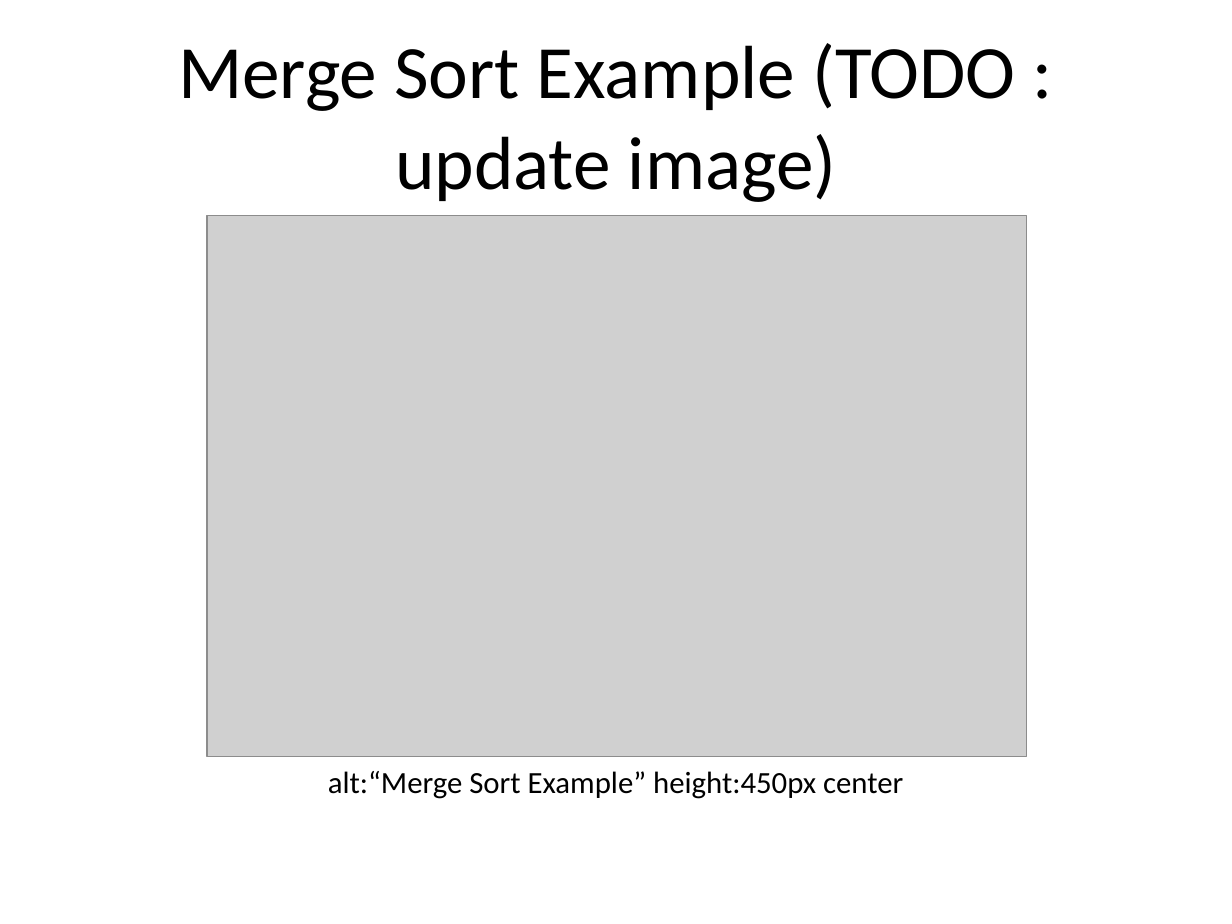
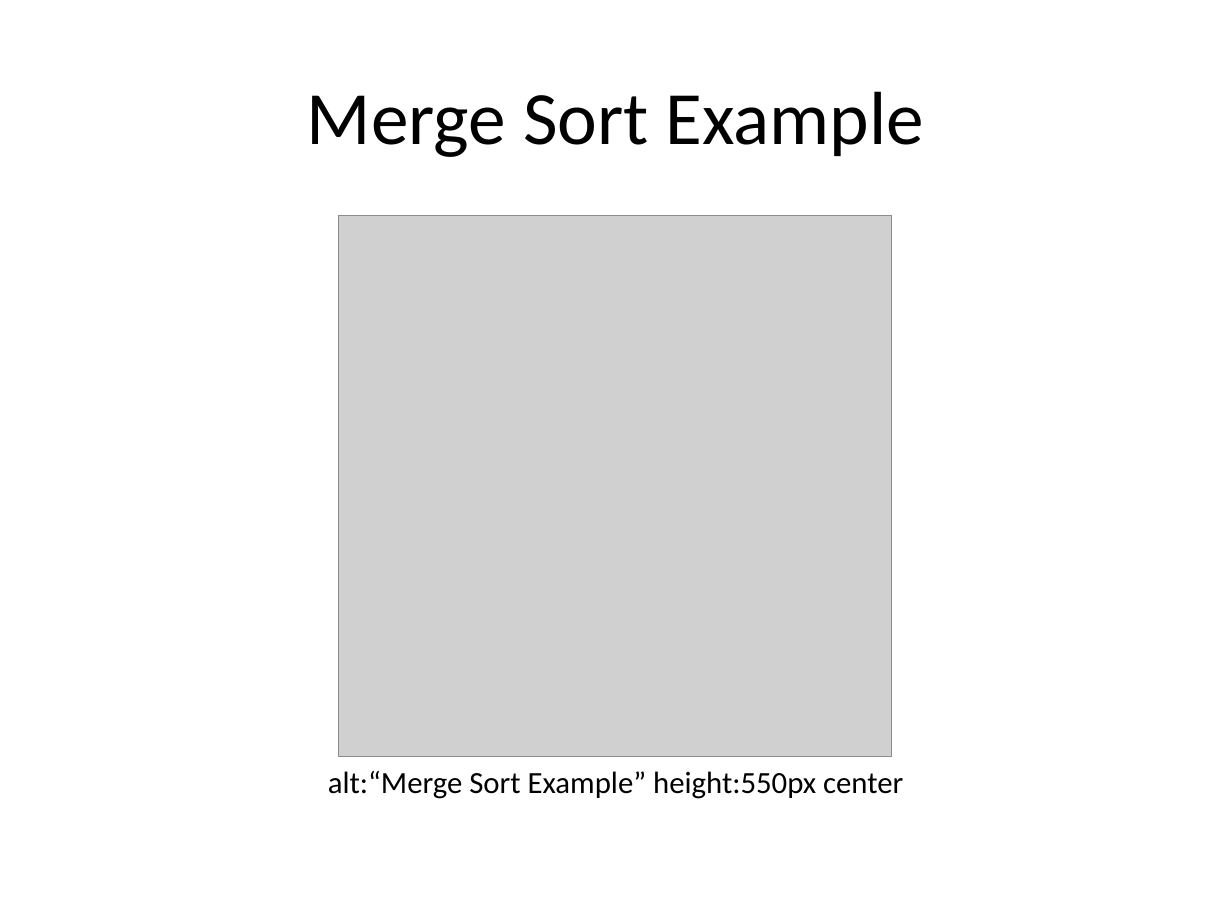
Before and after one commit to ucoruh/ce100-algorithms-and-programming-II, a slide deck: slide 56 of docs/week-1/ce100-week-1-intro.md_word.pptx. Drawn at 1232x924 pixels with LibreOffice and Linux fonts; fonts in the diff are those of the drawing; grey boxes stand for pictures. Boxes give left, top, right and bottom in pixels: in the first picture for what was removed or moved away, otherwise in the second. Text is boxed around its words. In the diff, an @@ line names an element or a change of style, - is before the commit and + after.

Commit message:
week-1 all images converted to vector and saved in drawio file

```diff
--- a/docs/week-1/ce100-week-1-intro.md_word.pptx
+++ b/docs/week-1/ce100-week-1-intro.md_word.pptx
@@ title at [307, 91, 924, 157]: text changed @@
-Merge Sort Example (TODO : update image)
+Merge Sort Example
@@ picture: place and size @@
-picture at [207, 216, 1026, 756]
+picture at [339, 216, 892, 756]
@@ text at [328, 771, 903, 799]: text changed @@
-alt:“Merge Sort Example” height:450px center
+alt:“Merge Sort Example” height:550px center
```
Also in this commit, not shown: 10 other slides changed, 1 slide added, 7 slides removed, 33 other files.
